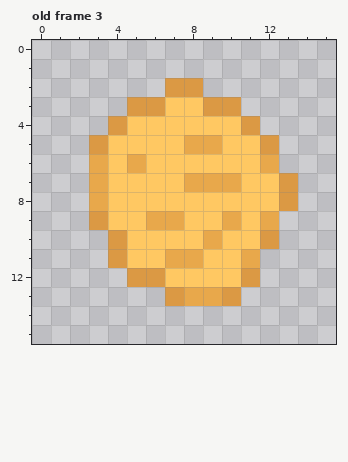
Pixel-art file -- textures-items.aseprite. The first picture shows the starting point.
16x16 pixels, 3 frames. Colours within 5 levels of each other are drawn and written as one. Shown: old frame 3.
New version:
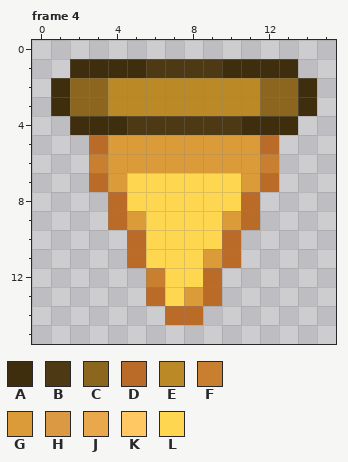
Palette (. is transparent): A #3f2e0e  B #4d3913  C #8c661e  D #bb6b28  E #bc8927  F #c87f30  G #db9b38  H #db9944  J #e8a84b  K #ffc862  L #ffd64f
A new or re-ordered frame is compared with the old frame closest to it.
Diff:
frames 3 -> 4
Changed rows in their new state; - is an unchanged pixel.
Frame 4 is new; against old frame 3:
first column x 1:
 1 -AAAABBBBAAAA-
 2 ACCEEEEEEEECCA
 3 ACCEEEEEEEECCA
 4 -AAABBBBBBAAA-
 5 --DGGGGGGGGD--
 6 --FGGGGGGGGF--
 7 --DGLLLLLLGD.-
 8 --.DLLLLLLD..-
 9 --.DGLLLLGD.--
10 ---.DLLLLD..--
11 ---.DLLLGD.---
12 ----.FLLD..---
13 -----DLGD.----
14 ------DD------
Where, in picture pixels (left, top, right, bottom), the same in both pictures:
changed: (51, 59, 317, 325)
